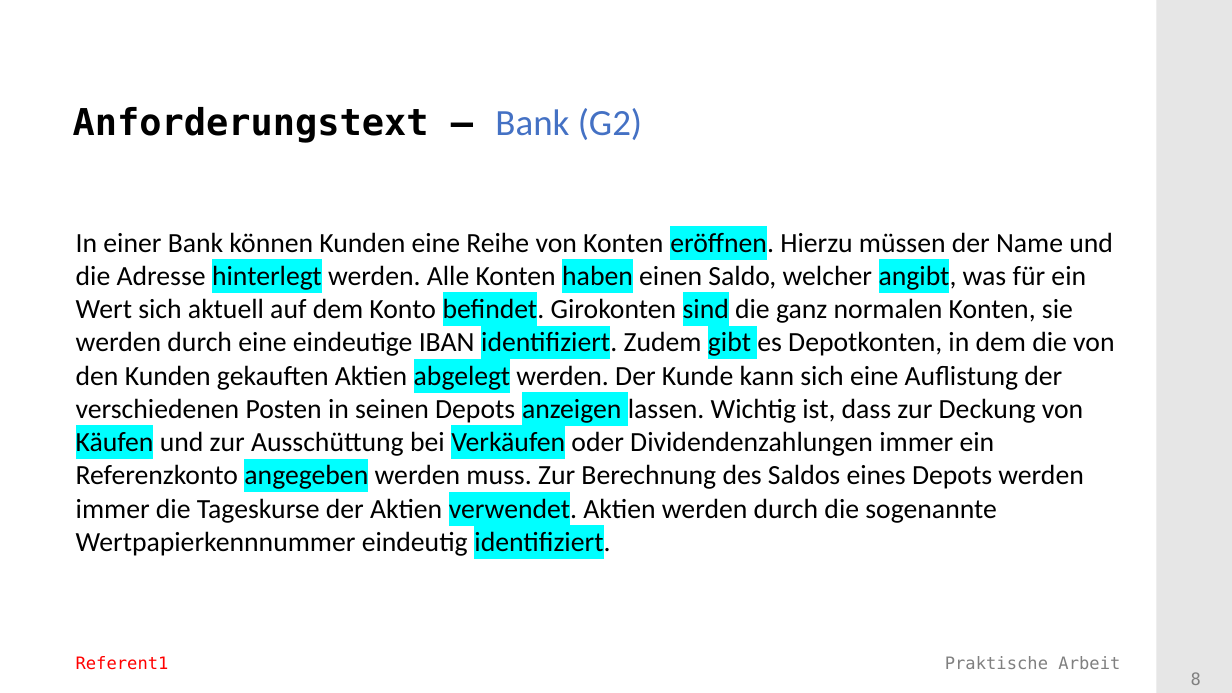
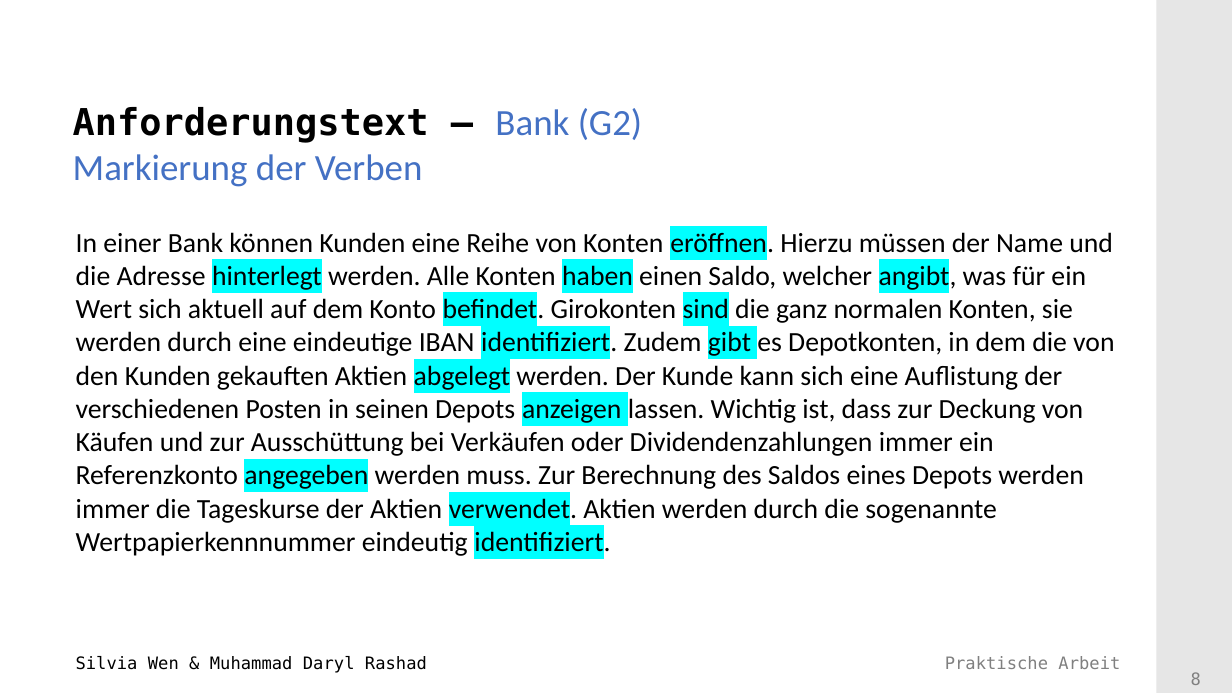
Before and after one commit to Mufasaxi/SimpleBank, a slide deck: slide 8 of Vorlage_Praesentation_2022_Subgroup_2_4_OOA.pptx. Drawn at 1232x693 pixels with LibreOffice and Linux fonts; fonts in the diff are those of the drawing; background and template pictures are left out. Boxes give left, top, right and bottom in pixels: in the first picture for what was removed or moved away, otherwise in the second. Text is boxed around its words. In the diff, an @@ line names an element or a change of style, - is before the commit and + after.

```diff
--- a/Vorlage_Praesentation_2022_Subgroup_2_4_OOA.pptx
+++ b/Vorlage_Praesentation_2022_Subgroup_2_4_OOA.pptx
@@ title at (73,107,642,187): text changed; font DejaVu Sans Mono to Calibri; text colour #000000 to #4471C4; bold off @@
-Anforderungstext – Bank (G2)
+Anforderungstext – Bank (G2)
+Markierung der Verben
@@ text "In einer Bank können Kunden ..." at (76,229,1114,558): highlight #00FFFF to none in "Käufen Verkäufen" @@
@@ text at (76,656,427,673): text changed; text colour #FF0000 to #000000 @@
-Referent1
+Silvia Wen & Muhammad Daryl Rashad
```
Also in this commit, not shown: 11 other slides changed, 2 slides added, 3 other files.
